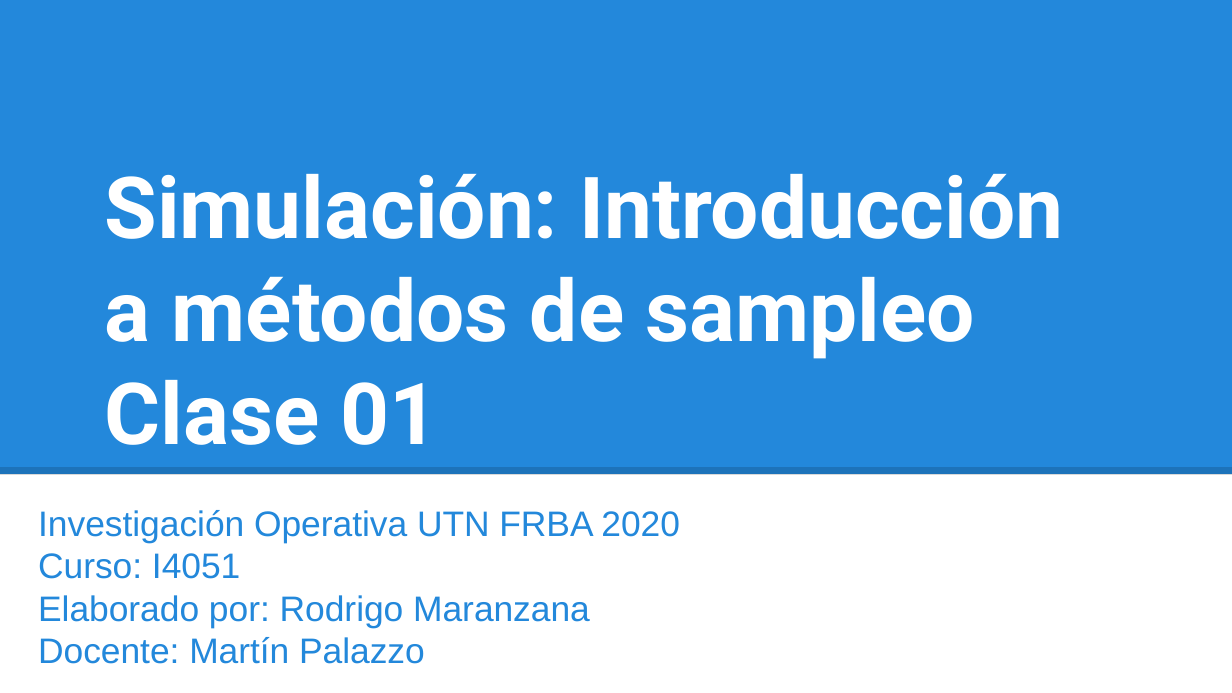
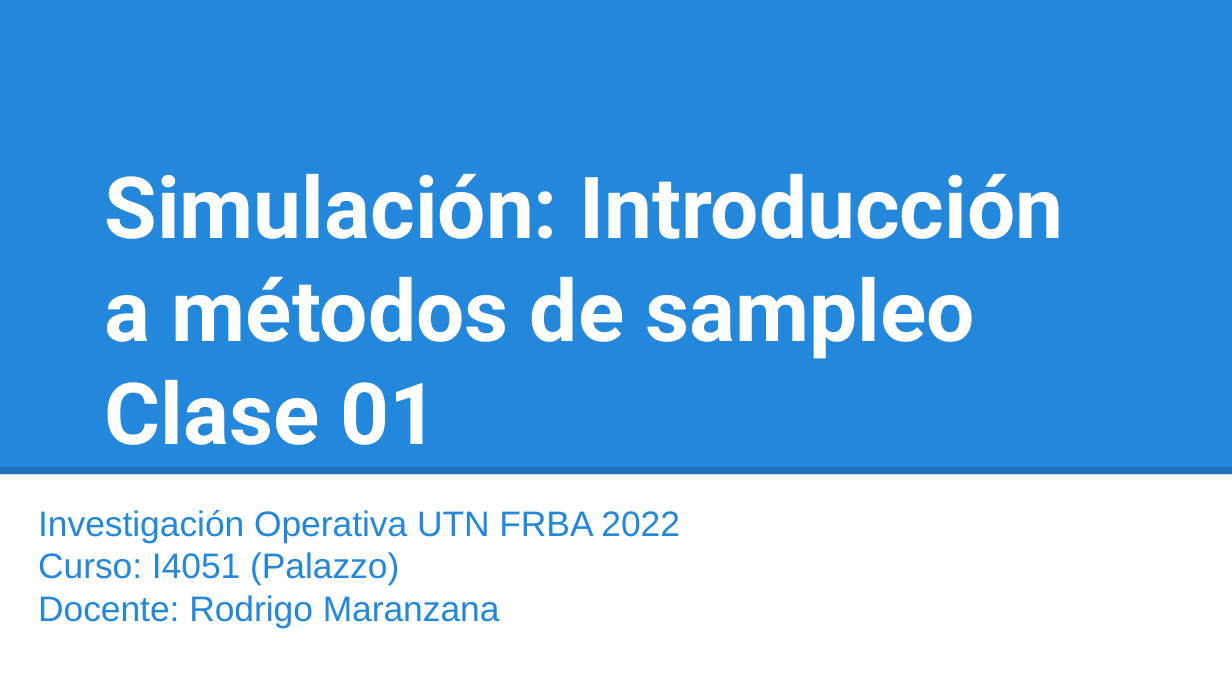
Before and after one commit to investigacion-operativa/pyOperativ, a slide deck: slide 1 of 03_simulacion/ejercicios/clase_01_metodos_sampleo/metodos_sampleo.pptx. Drawn at 1232x693 pixels with LibreOffice and Linux fonts; fonts in the diff are those of the drawing. Boxes give left, top, right and bottom in pixels: in the first picture for what was removed or moved away, otherwise in the second. Text is boxed around its words. In the diff, an @@ line names an element or a change of style, - is before the commit and + after.

Commit message:
update sampleo

```diff
--- a/03_simulacion/ejercicios/clase_01_metodos_sampleo/metodos_sampleo.pptx
+++ b/03_simulacion/ejercicios/clase_01_metodos_sampleo/metodos_sampleo.pptx
@@ subtitle at [38, 510, 680, 628]: text changed @@
-Investigación Operativa UTN FRBA 2020
-Curso: I4051
-Elaborado por: Rodrigo Maranzana
-Docente: Martín Palazzo
+Investigación Operativa UTN FRBA 2022
+Curso: I4051 (Palazzo)
+Docente: Rodrigo Maranzana
```
Also in this commit, not shown: 1 other file.
